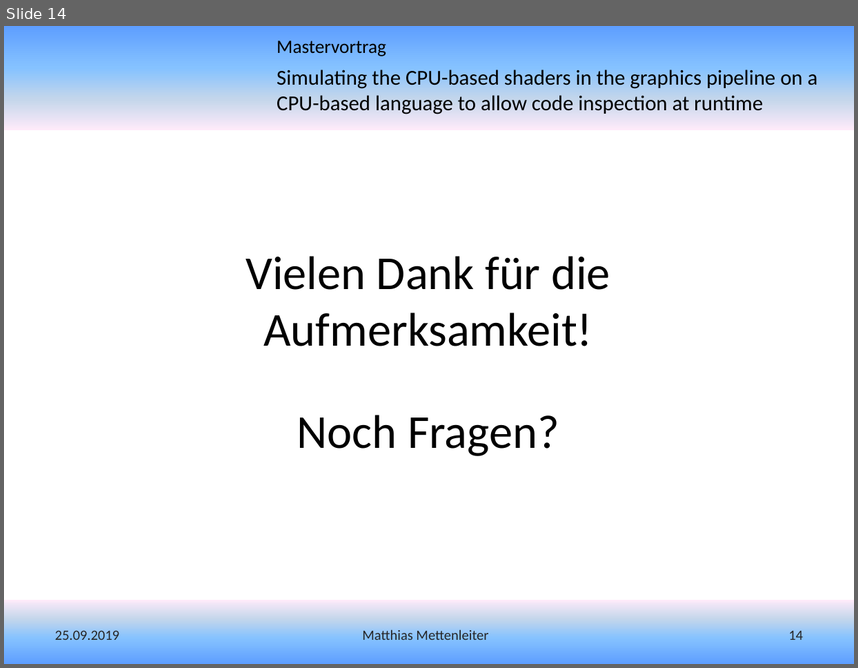
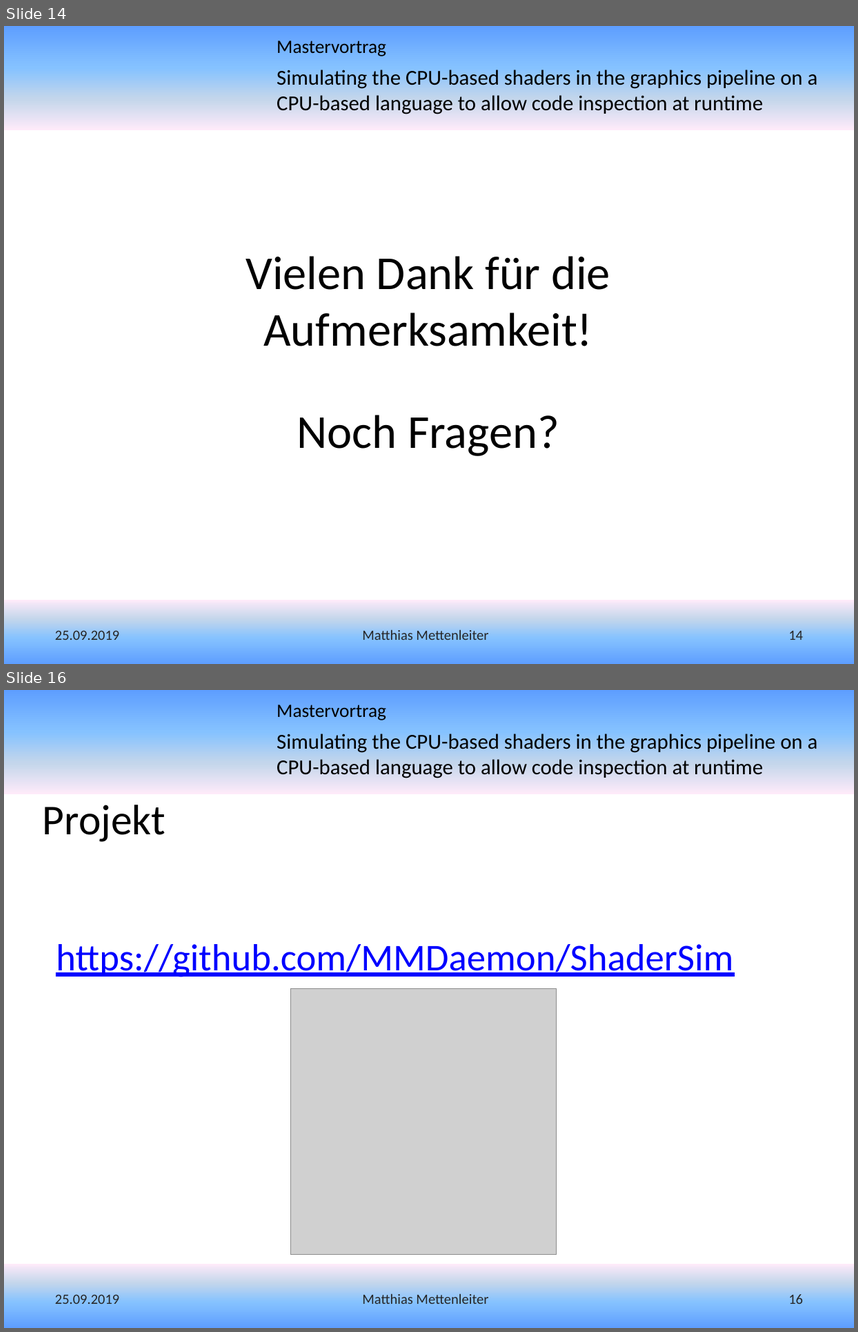
Before and after one commit to MMDaemon/ShaderSim, a slide deck: Presentation/Vortrag - Simulating the GPU-based shaders in the graphics pipeline on a CPU-based language to allow code inspection at runtime.pptx. Shown one above the other, each under a label of ours: slide 14 before the commit, slides 14 and 16 after it; the slides between them are not shown. The pictures are 858x668 and 858x1332 pixels, drawn with LibreOffice and Linux fonts; fonts in the diff are those of the drawing; grey boxes stand for pictures; background and template pictures are left out. Boxes give left, top, right and bottom in pixels: in the first picture for what was removed or moved away, otherwise in the second. Text is boxed around its words. In the diff, an @@ line names an element or a change of style, - is before the commit and + after.

```diff
--- a/Presentation/Vortrag - Simulating the GPU-based shaders in the graphics pipeline on a CPU-based language to allow code inspection at runtime.pptx
+++ b/Presentation/Vortrag - Simulating the GPU-based shaders in the graphics pipeline on a CPU-based language to allow code inspection at runtime.pptx
@@ slide 16 added at [4,690,854,1328], background #FFFFFF; not listed: 3 template elements that a slide beside it also shows @@
@@ title added at [43,805,165,842], 36 pt, text #000000 @@
+Projekt
@@ text added at [56,944,733,977], 32 pt, text #0000FF, underline @@
+https://github.com/MMDaemon/ShaderSim
@@ picture added at [290,988,556,1254] @@
@@ text added at [55,1294,119,1303], 12 pt, text #262626 @@
+25.09.2019
@@ text added at [362,1293,488,1303], 12 pt, text #262626 @@
+Matthias Mettenleiter
@@ page number added at [789,1294,803,1303], 12 pt, text #262626 @@
+16
```
Also in this commit, not shown: 1 slide changed.
